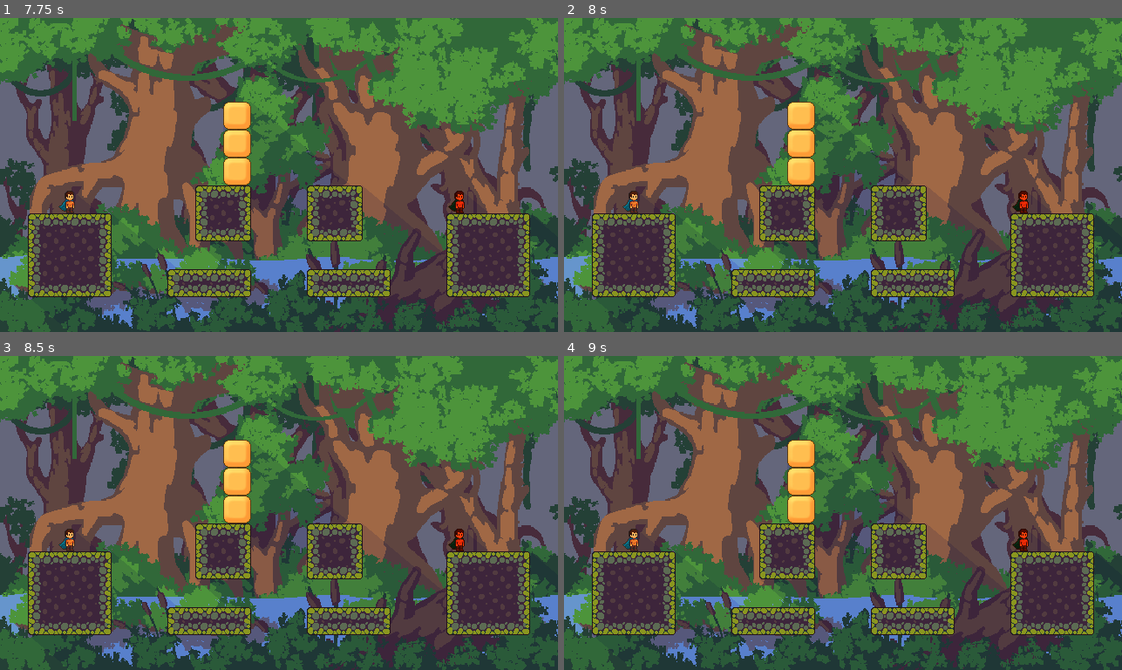
Above: before the commit, frames 1-4 (two rows, left to right).
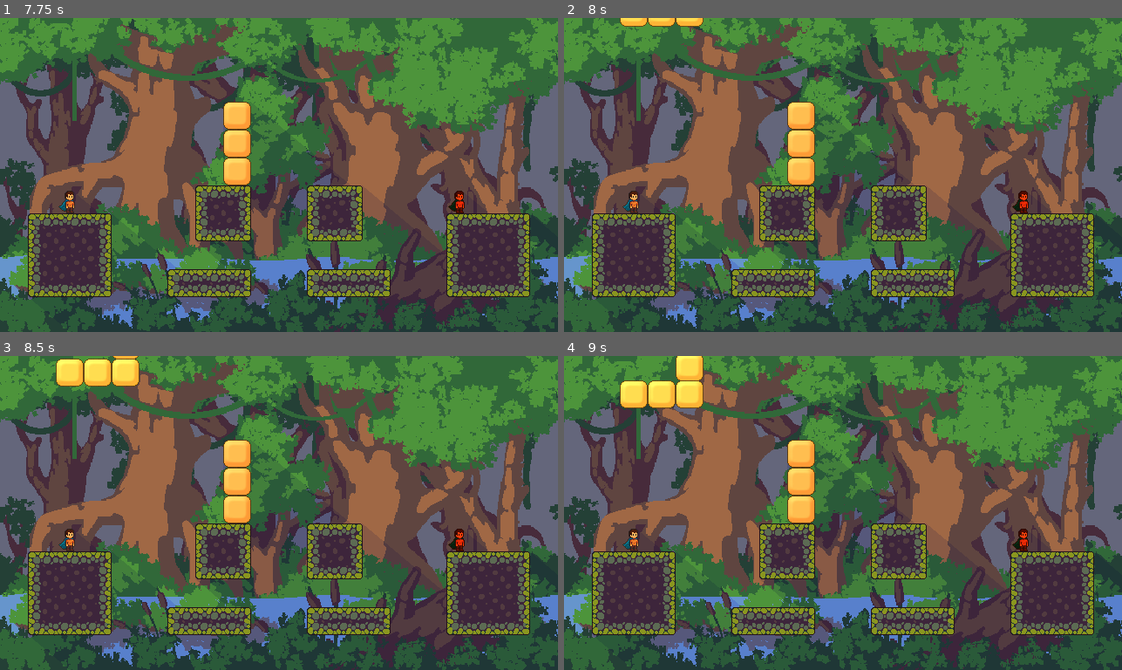
Above: after the commit, the same moments.

Repository: Elagoht/TetraBros
Game: Godot game, scene res://levels/main_menu/MainMenu.tscn
Two runs of this game, one before a commit and one after it. Both use one fixed random seed, a clock stepped at 60 frames per second and the inputs below.
Inputs:
- Up to frame 1 (7.75 s): click "I Have a Friend" at 0.5 s; tap Enter at 7.25 s
- Up to frame 2 (8 s): no input
- Up to frame 3 (8.5 s): no input
- Up to frame 4 (9 s): no input

Frame 1 is identical in both runs. In frame 2, 0.4% of the frame differs, in the area x 10-25%, y 0-3%; in frame 3, 1.3%; in frame 4, 1.7%, in the area x 10-25%, y 0-17%.

Commit message:
feat: send more tetraminos

Diff:
--- a/entities/falling_block/scripts/falling_block.gd
+++ b/entities/falling_block/scripts/falling_block.gd
@@ -4,6 +4,7 @@
 
 @export var speed: int = 50
 
+@onready var tetris: Tetris
 @onready var tilemap: TileMapLayer
 @onready var bottom_collider: CollisionShape2D = $Area2D/BottomCollider
 
@@ -13,13 +14,20 @@
 	return Vector2i(x, y)
 
 func _ready() -> void:
-	tilemap = get_parent().get_node("Tilemap")
+	tetris = get_parent()
+	tilemap = tetris.get_node("Tilemap")
+
+func _process(delta: float) -> void:
+	if position.y > 392:
+		tetris.decrease_falling_block_count(1)
+		queue_free()
 
 func _physics_process(delta: float) -> void:
 	if move_and_collide(Vector2.DOWN*speed*delta):
 		make_solid()
 
 func make_solid():
+	tetris.decrease_falling_block_count(1)
 	var tile_position = world_to_tile(position+Vector2(16, 16))
 	tilemap.set_cell(tile_position, 0, Vector2i(0, 0))
 	queue_free()
--- a/environment/tilemaps/tetris.gd
+++ b/environment/tilemaps/tetris.gd
@@ -118,10 +118,28 @@
 	}
 }
 
+@onready var falling_block_count: int = 0
+
 func _ready() -> void:
 	spawn_tetramino(Vector2i(7, 0), "L", 3)
 
+func increase_falling_block_count(x: int = 1):
+	falling_block_count += x
+
+func decrease_falling_block_count(x: int = 1):
+	falling_block_count -= x
+	if falling_block_count <= 0:
+		var type = blocks.keys()[randi_range(0, 6)]
+		var size = len(blocks[type])
+
+		var origin_x = randi_range(0, 20-size-1)
+		var origin_y = -size
+		var origin = Vector2i(origin_x, origin_y)
+		var direction = randi_range(0, 3)
+		spawn_tetramino(origin, type, direction)
+
 func create_falling_block(tile_position: Vector2i) -> void:
+	increase_falling_block_count(1)
 	var block: FallingBlock = falling_block_resource.instantiate()
 	add_child(block)
 	block.global_position = tile_position*32
